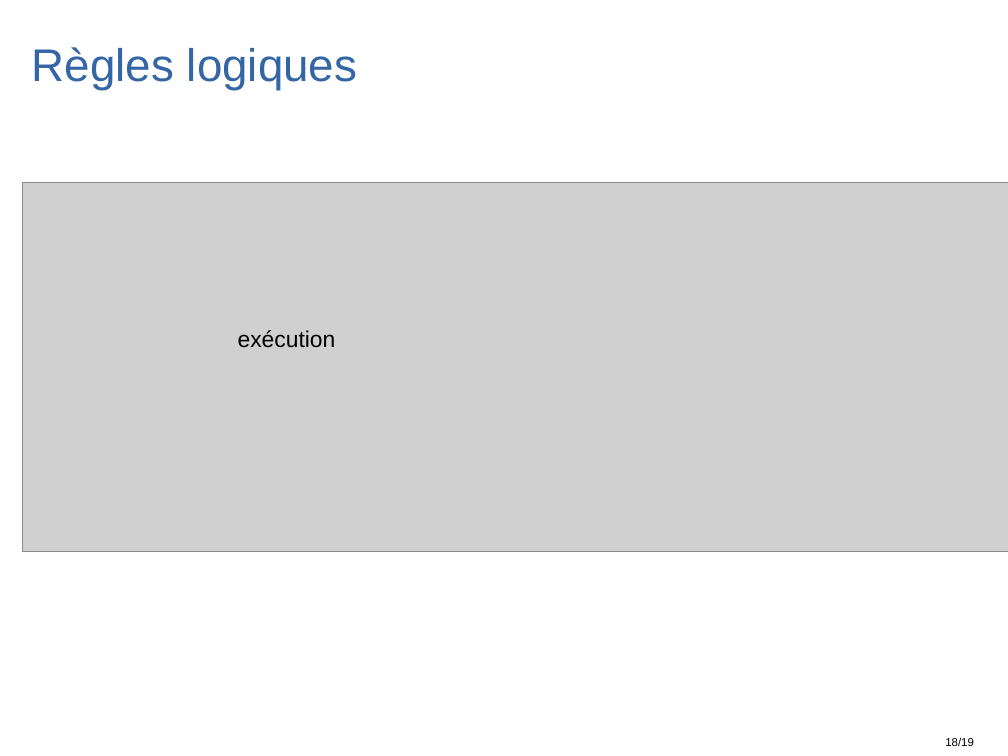
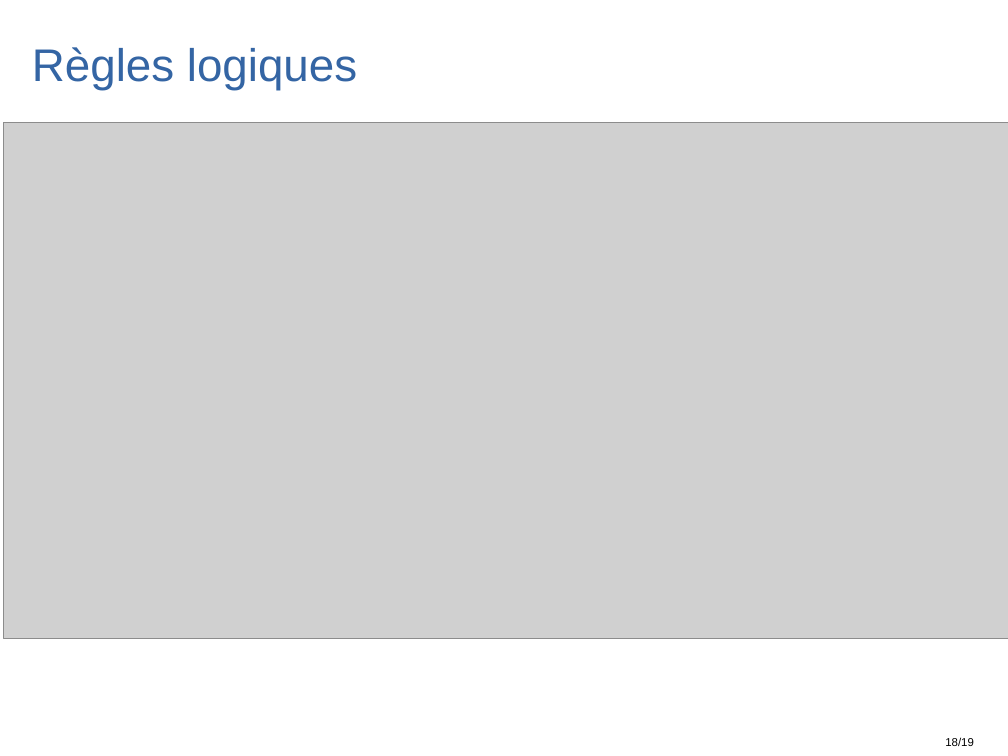
Before and after one commit to Bar0lg/TIPE_Project_Picross, a slide deck: slide 65 of DIAPO_TIPE_V3.odp. Drawn at 1008x756 pixels with LibreOffice and Linux fonts; fonts in the diff are those of the drawing; grey boxes stand for pictures. Boxes give left, top, right and bottom in pixels: in the first picture for what was removed or moved away, otherwise in the second. Text is boxed around its words. In the diff, an @@ line names an element or a change of style, - is before the commit and + after.

```diff
--- a/DIAPO_TIPE_V3.odp
+++ b/DIAPO_TIPE_V3.odp
@@ picture: place and size @@
-picture at (23,183,1008,552)
+picture at (4,123,1008,638)
@@ text removed at (238,330,336,348) @@
-exécution
```
Also in this commit, not shown: 6 other slides changed, 2 slides added, 2 slides removed, 13 other files.
